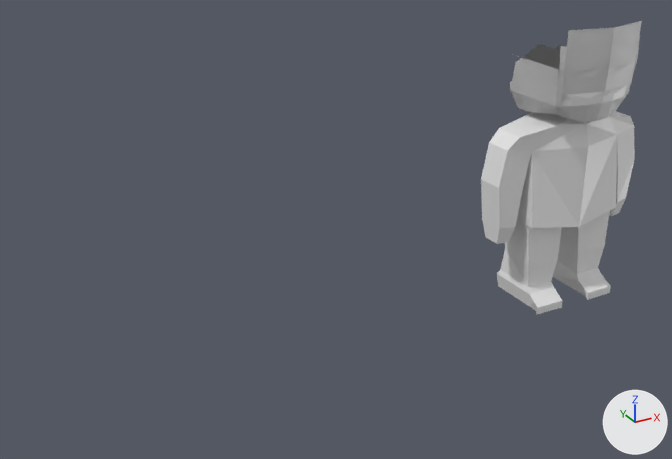
Renders of the Blender file Body_Default.blend from each side of a commit.
The view is the same before and after, from a 50 mm camera at (-3.291, -3.54, 2.401) aimed at (-1.302, 0.075, 0.593). The lights are fixed; the arrows at lower right show +X, +Y and +Z.

Before the edit, the objects in view are built like this:
```python
me_cube_001 = bpy.data.meshes.new('Cube.001')
me_cube_001.from_pydata(...)  # 202 vertices, 150 faces; spans x -1.15..1.69, y -0.87..0.61, z 0.0..5.48
me_cube_001.materials.append(mat_material)  # white #e7e7e7
ob_cube = bpy.data.objects.new('Cube', me_cube_001)
ob_cube.location = (0.0, 0.0, 0.0)
ob_cube.scale = (0.274, 0.331, 0.274)
_m = ob_cube.modifiers.new('Mirror', 'MIRROR')
_m.use_clip = True
```
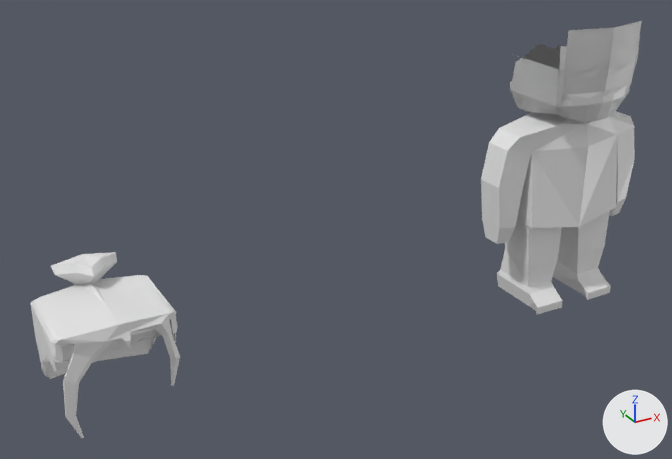
What differs and where, as boxes (x1, y1, x2, y2) in the pictures (672 x 459 px):
'Hair_Chignon.2', added: after (30, 252, 180, 438)

What changed in the scene script:
```text
Add me_cube_006:
    me_cube_006.from_pydata(...)  # 214 vertices, 150 faces; spans x -0.261..0.261, y -0.26..0.414, z -0.107..0.497
Add ob_hair_chignon_2:
    ob_hair_chignon_2 = bpy.data.objects.new('Hair_Chignon.2', me_cube_006)
    ob_hair_chignon_2.location = (-2.47, 0.0, 0.15)
```
